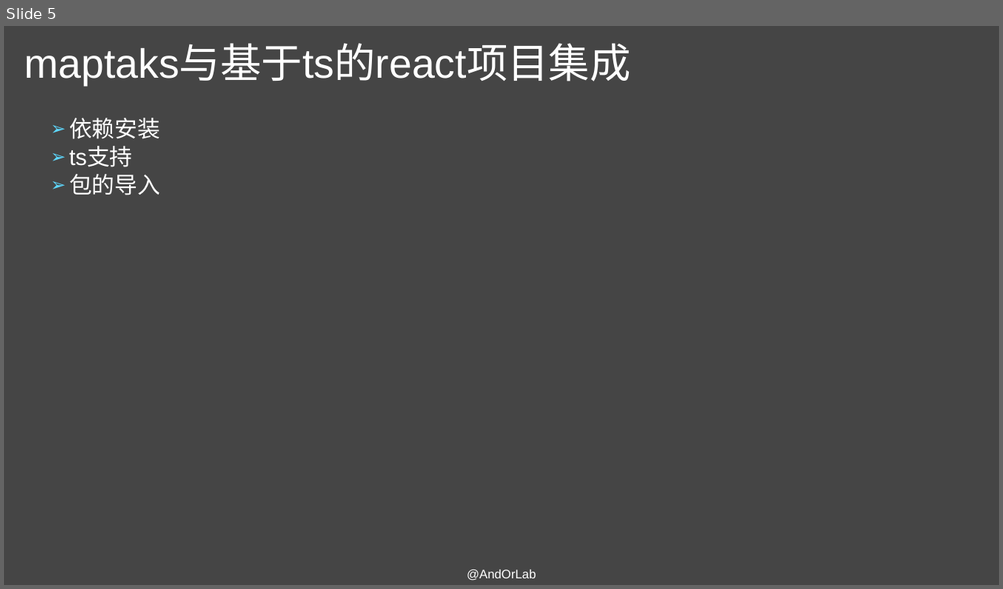
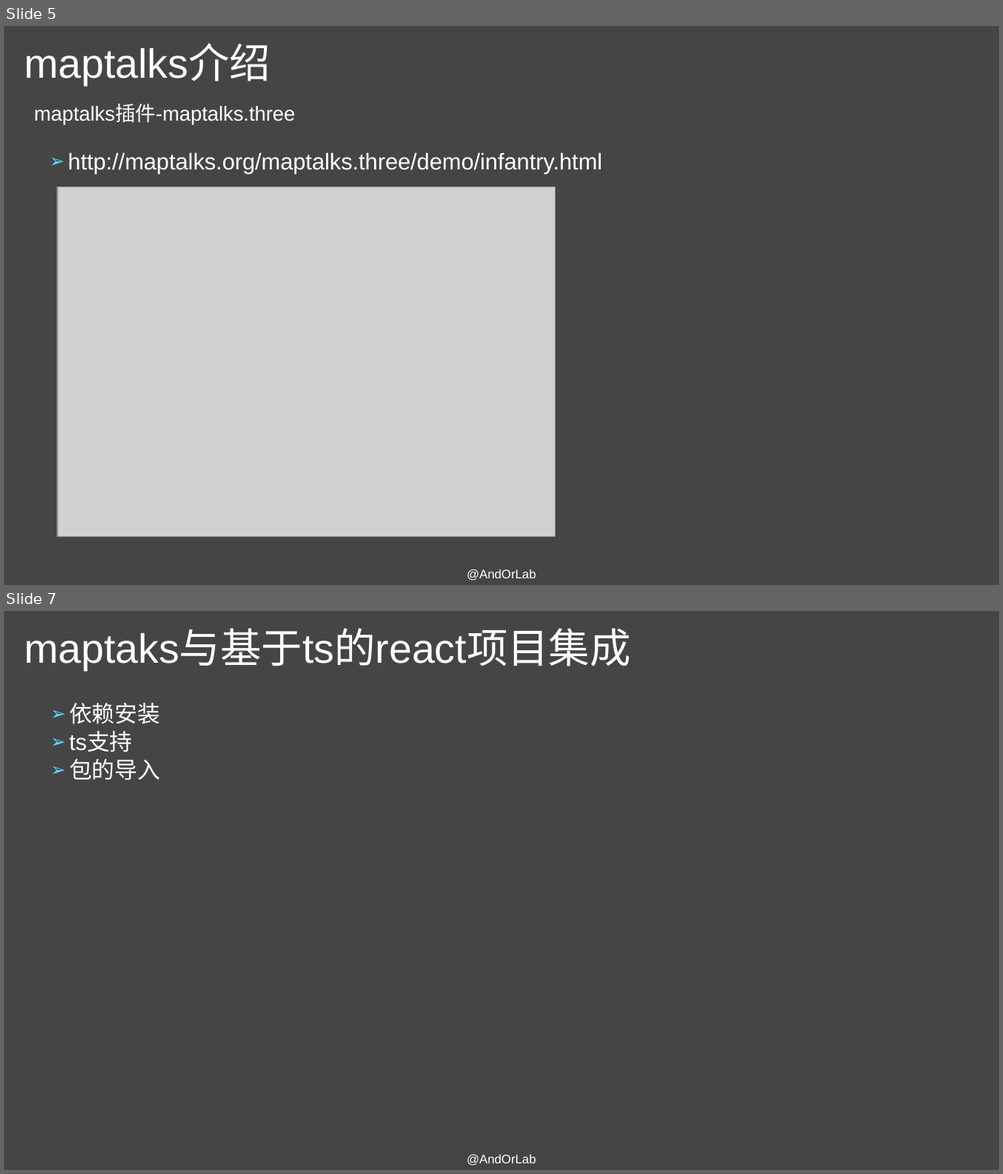
Before and after one commit to AndorLab/TodoList, a slide deck: contents/2018-11-14-杜秀秀/maptalks使用基础.pptx. Shown one above the other, each under a label of ours: slide 5 before the commit, slides 5 and 7 after it; the slides between them are not shown. The pictures are 1003x589 and 1003x1174 pixels, drawn with LibreOffice and Linux fonts; fonts in the diff are those of the drawing; grey boxes stand for pictures. Boxes give left, top, right and bottom in pixels: in the first picture for what was removed or moved away, otherwise in the second. Text is boxed around its words. In the diff, an @@ line names an element or a change of style, - is before the commit and + after.

```diff
--- a/contents/2018-11-14-杜秀秀/maptalks使用基础.pptx
+++ b/contents/2018-11-14-杜秀秀/maptalks使用基础.pptx
@@ slide 5 added at (x1=4, y1=26, x2=999, y2=585), background #454545 @@
@@ title added at (x1=24, y1=45, x2=270, y2=85), 39.6 pt, text #FFFFFF @@
+maptalks介绍
@@ text added at (x1=34, y1=105, x2=296, y2=125), 19.6 pt, text #FFFFFF @@
+maptalks插件-maptalks.three
@@ text added at (x1=68, y1=153, x2=602, y2=174), 22 pt, text #FFFFFF @@
+➢ http://maptalks.org/maptalks.three/demo/infantry.html
@@ picture added at (x1=57, y1=187, x2=555, y2=538) @@
@@ text added at (x1=466, y1=570, x2=536, y2=581), 12 pt, text #FFFFFF @@
+@AndOrLab
@@ what was slide 5 is now slide 7 @@
```
Also in this commit, not shown: 8 slides changed, 2 other slides added.
